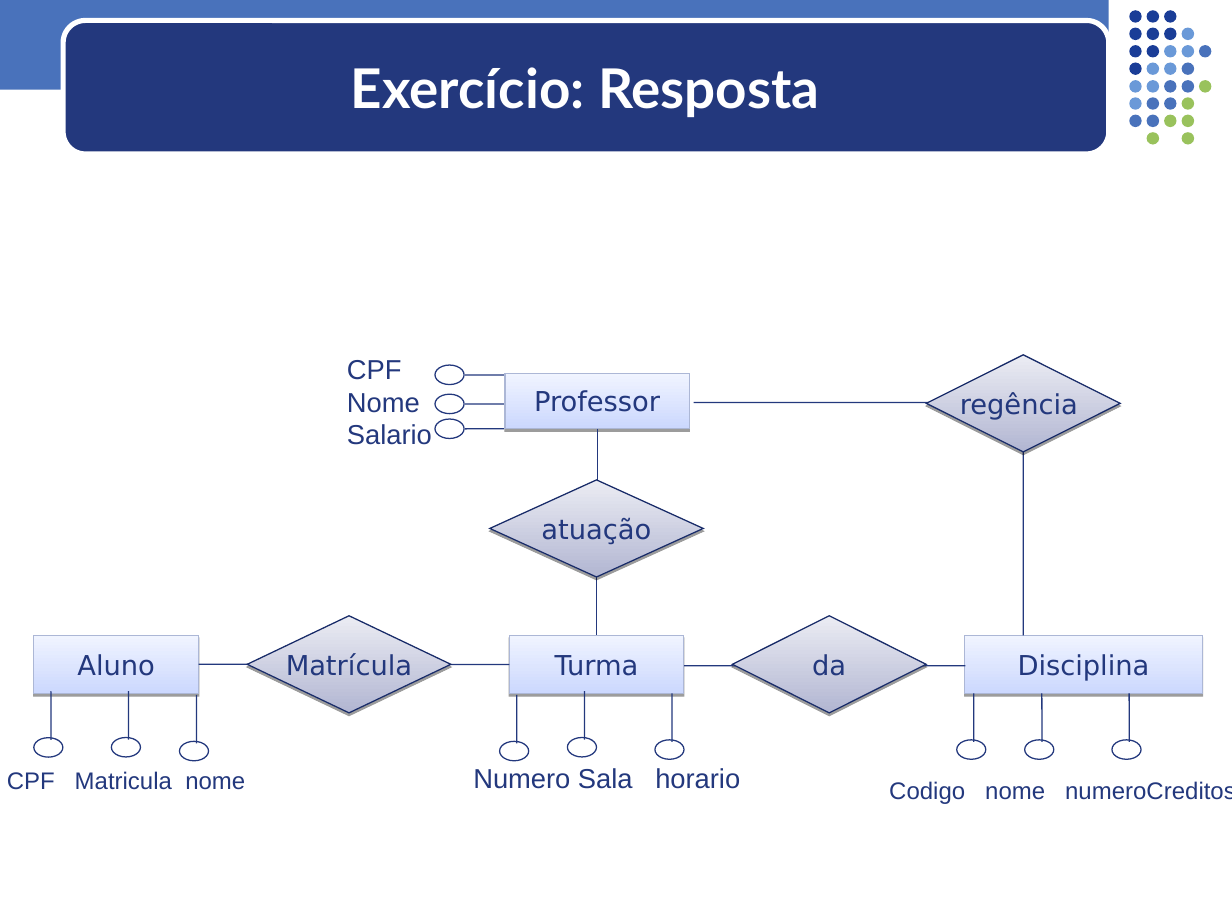
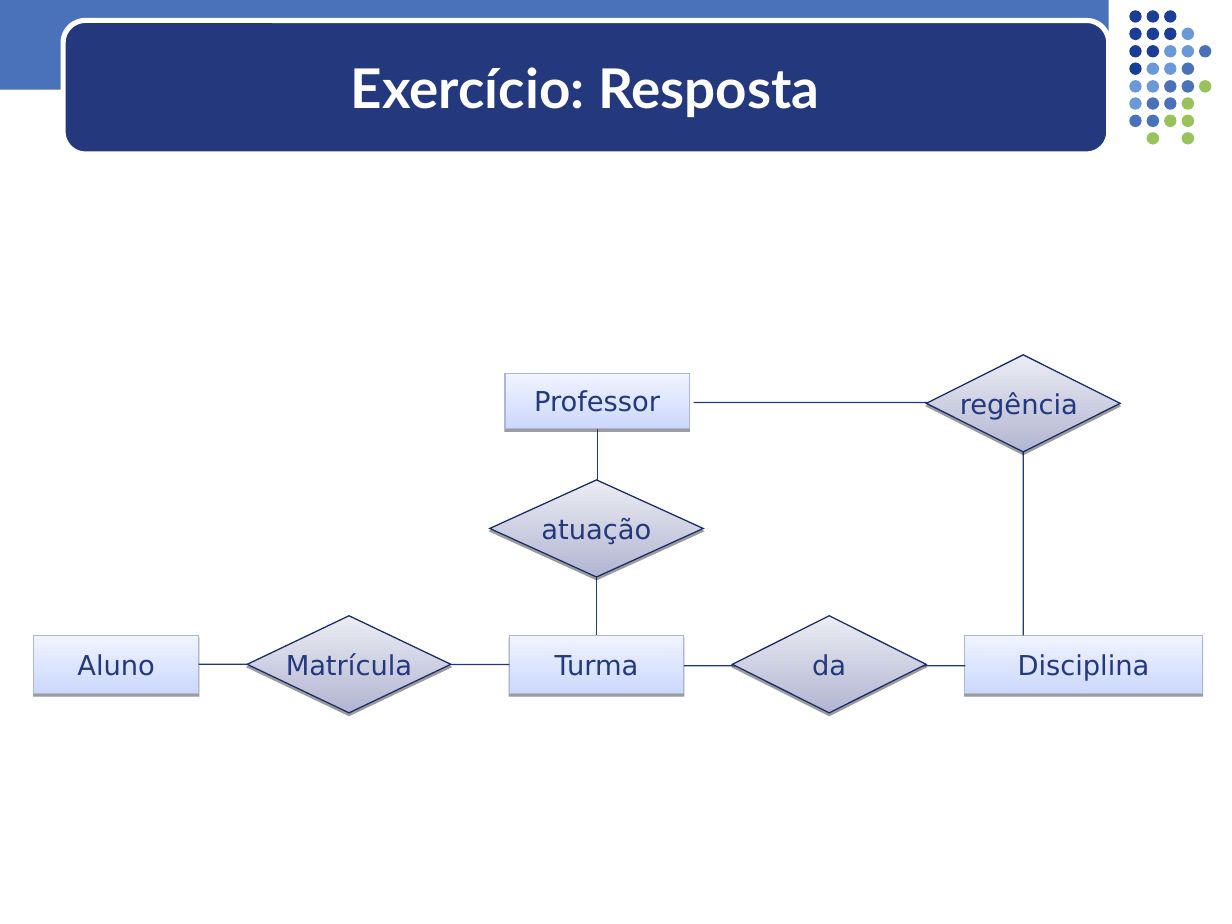
Before and after one commit to ProfAndersonVanin/Aulas_BD, a slide deck: slide 18 of aula_17_03_22/Aula 04 - Modelagem - PROFESSOR.ppt. Drawn at 1232x924 pixels with LibreOffice and Linux fonts; fonts in the diff are those of the drawing; background and template pictures are left out. Boxes give left, top, right and bottom in pixels: in the first picture for what was removed or moved away, otherwise in the second. Text is boxed around its words. In the diff, an @@ line names an element or a change of style, - is before the commit and + after.

Commit message:
Resposta Veterinária

```diff
--- a/aula_17_03_22/Aula 04 - Modelagem - PROFESSOR.ppt
+++ b/aula_17_03_22/Aula 04 - Modelagem - PROFESSOR.ppt
@@ text removed at <box>347,360,432,445</box> @@
-CPF
-Nome
-Salario
@@ ellipse removed at <box>435,365,464,384</box> @@
@@ line removed from (504, 375) to (466, 375) @@
@@ ellipse removed at <box>435,394,464,414</box> @@
@@ ellipse removed at <box>435,419,464,439</box> @@
@@ line removed from (504, 404) to (466, 404) @@
@@ line removed from (504, 429) to (466, 429) @@
@@ line removed from (51, 691) to (51, 740) @@
@@ line removed from (128, 691) to (128, 739) @@
@@ line removed from (197, 695) to (197, 743) @@
@@ line removed from (516, 695) to (516, 743) @@
@@ line removed from (584, 691) to (584, 739) @@
@@ line removed from (671, 694) to (671, 742) @@
@@ line removed from (973, 694) to (973, 742) @@
@@ line removed from (1042, 694) to (1042, 742) @@
@@ line removed from (1129, 694) to (1129, 742) @@
@@ ellipse removed at <box>33,738,63,758</box> @@
@@ ellipse removed at <box>111,738,140,758</box> @@
@@ ellipse removed at <box>180,742,209,761</box> @@
@@ ellipse removed at <box>500,742,530,761</box> @@
@@ ellipse removed at <box>568,738,598,758</box> @@
@@ ellipse removed at <box>655,740,685,760</box> @@
@@ ellipse removed at <box>957,740,987,760</box> @@
@@ ellipse removed at <box>1025,740,1055,760</box> @@
@@ ellipse removed at <box>1112,740,1142,760</box> @@
@@ text removed at <box>7,771,245,790</box> @@
-CPF Matricula nome
@@ text removed at <box>473,768,740,789</box> @@
-Numero Sala horario
@@ text removed at <box>889,781,1232,804</box> @@
-Codigo nome numeroCreditos
```
Also in this commit, not shown: 1 slide added, 1 slide removed.
